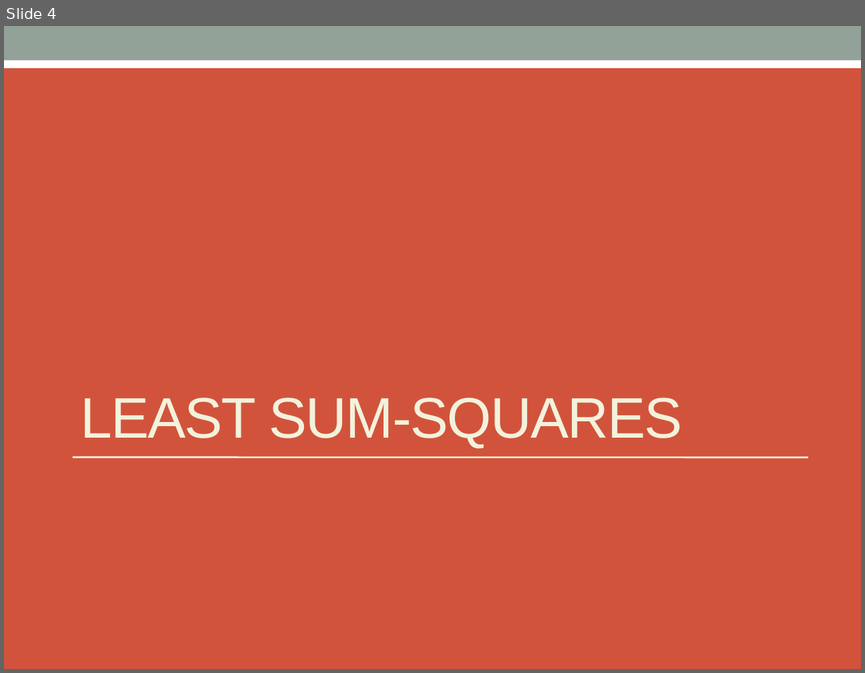
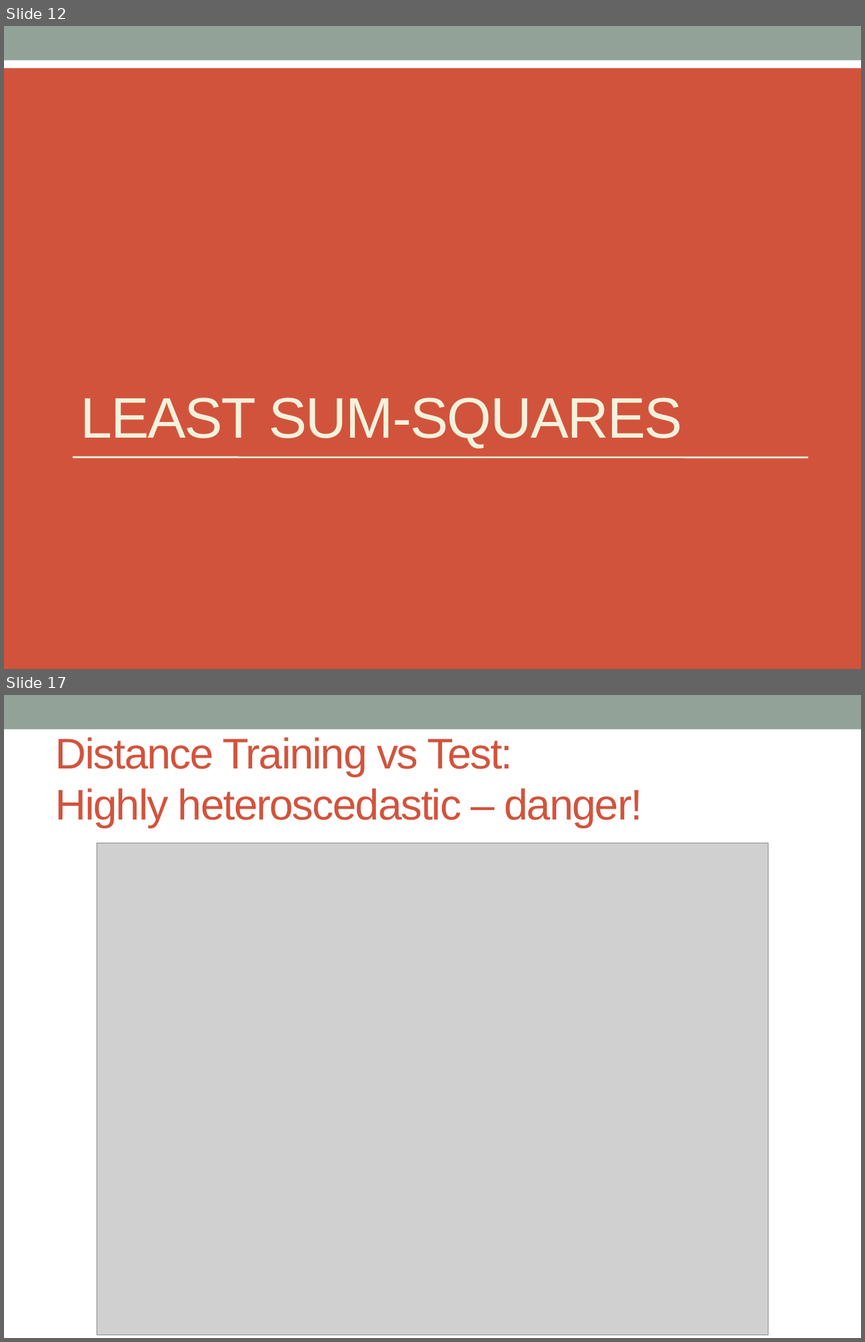
Before and after one commit to jeffreydarling/222project, a slide deck: PairsTradeSlides.pptx. Shown one above the other, each under a label of ours: slide 4 before the commit, slides 12 and 17 after it; the slides between them are not shown. The pictures are 865x673 and 865x1342 pixels, drawn with LibreOffice and Linux fonts; fonts in the diff are those of the drawing; grey boxes stand for pictures. Boxes give left, top, right and bottom in pixels: in the first picture for what was removed or moved away, otherwise in the second. Text is boxed around its words. In the diff, an @@ line names an element or a change of style, - is before the commit and + after.

```diff
--- a/PairsTradeSlides.pptx
+++ b/PairsTradeSlides.pptx
@@ slide 17 added at [4, 695, 861, 1338], background #FFFFFF; not listed: 1 template element that a slide beside it also shows @@
@@ title added at [56, 737, 643, 828], 36 pt, text #D2533C @@
+Distance Training vs Test:
+Highly heteroscedastic – danger!
@@ picture added at [96, 843, 768, 1335] @@
@@ what was slide 4 is now slide 12 @@
```
Also in this commit, not shown: 18 other slides added, 1 slide removed, 3 other files.
